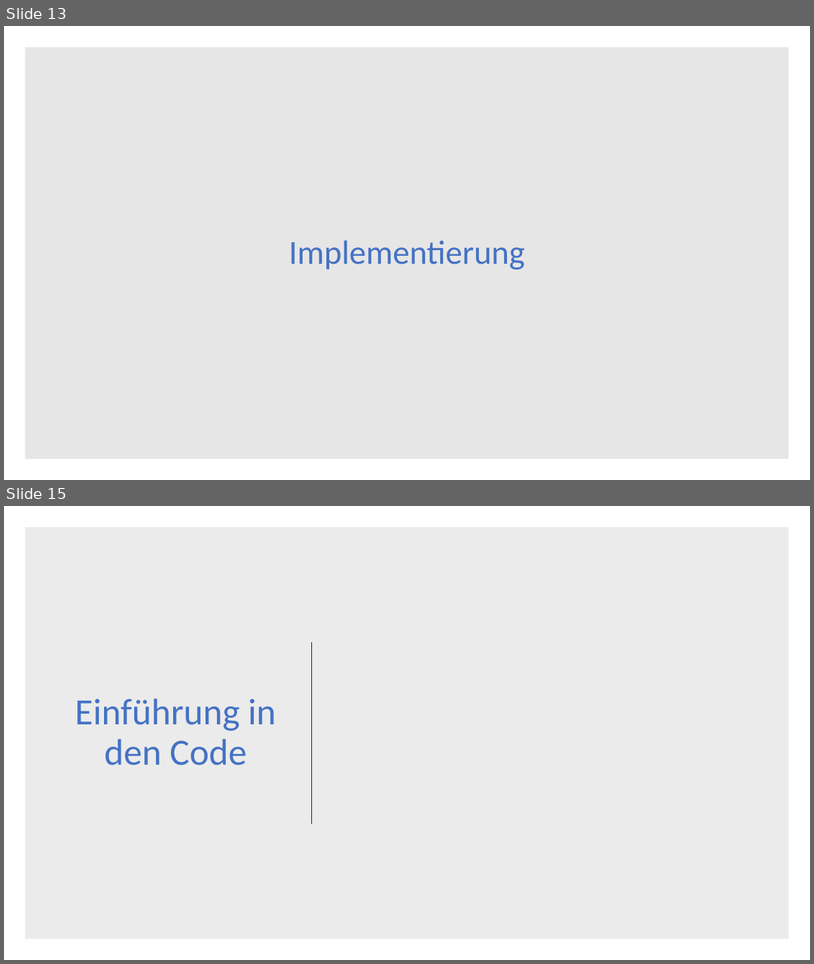
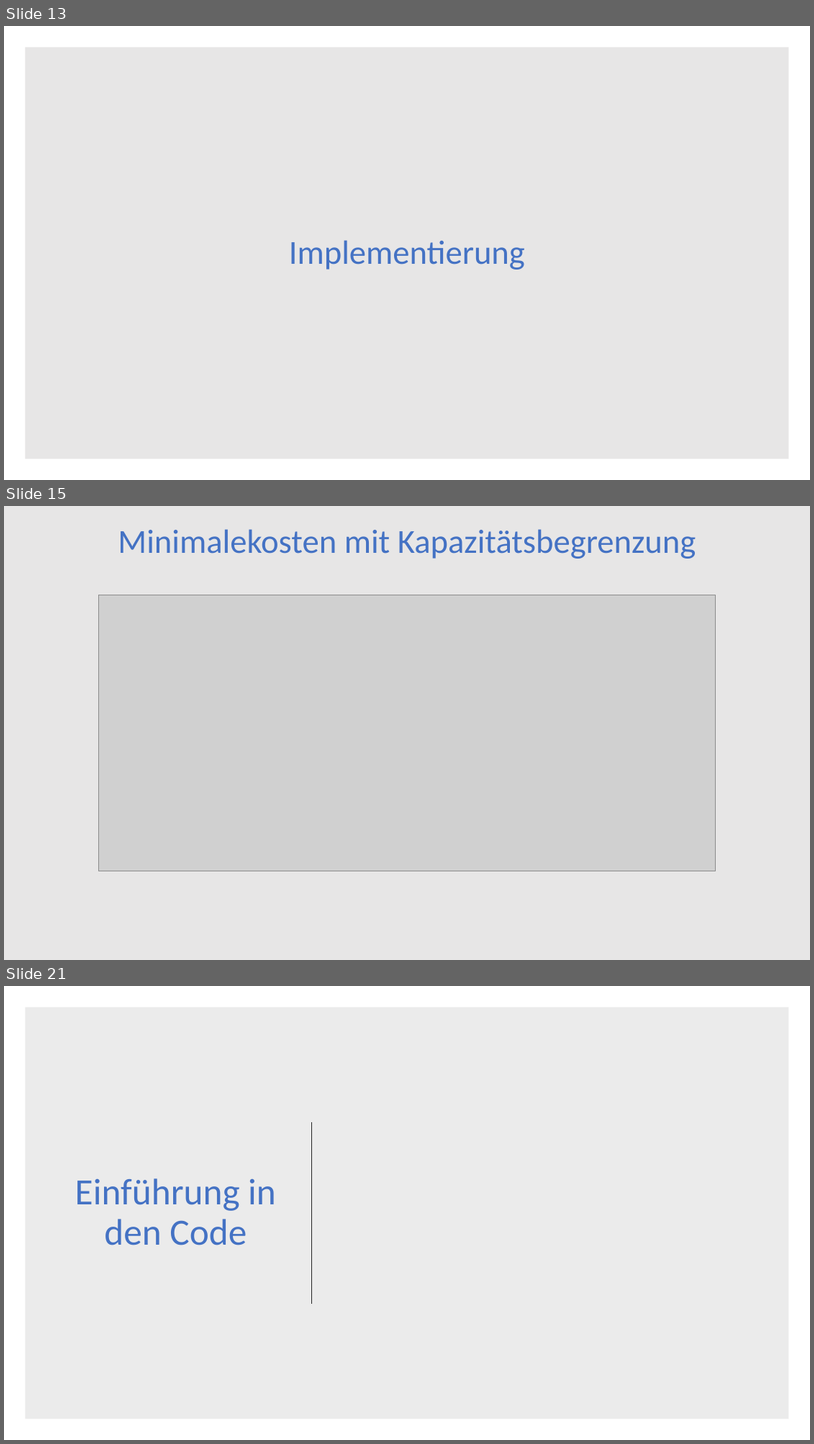
Before and after one commit to DerAlexx/Angewandte-Mathematik, a slide deck: Praktikum_6/Abgabe 6.pptx. Shown one above the other, each under a label of ours: slides 13 and 15 before the commit, slides 13, 15 and 21 after it; the slides between them are not shown. The pictures are 814x964 and 814x1444 pixels, drawn with LibreOffice and Linux fonts; fonts in the diff are those of the drawing; grey boxes stand for pictures. Boxes give left, top, right and bottom in pixels: in the first picture for what was removed or moved away, otherwise in the second. Text is boxed around its words. In the diff, an @@ line names an element or a change of style, - is before the commit and + after.

```diff
--- a/Praktikum_6/Abgabe 6.pptx
+++ b/Praktikum_6/Abgabe 6.pptx
@@ slide 15 added at [4,506,810,960], background #000000 @@
@@ rectangle added at [4,506,810,960], fill #E7E6E6 @@
@@ title added at [118,529,696,559], 40 pt, text #4472C4 @@
+Minimalekosten mit Kapazitätsbegrenzung
@@ picture added at [98,595,716,870] @@
@@ what was slide 15 is now slide 21 @@
```
Also in this commit, not shown: 1 slide changed, 5 other slides added, 1 other file.
